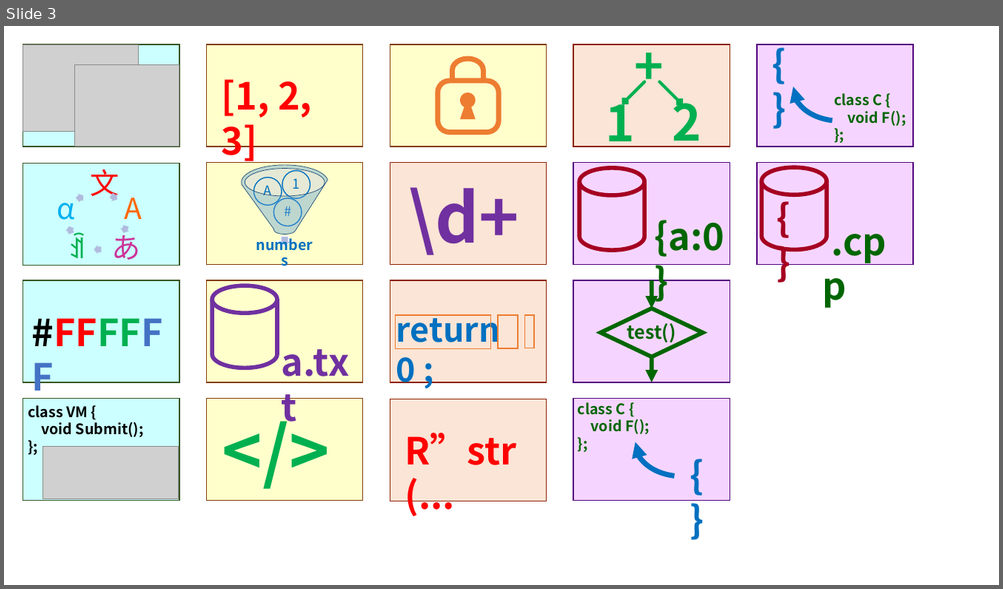
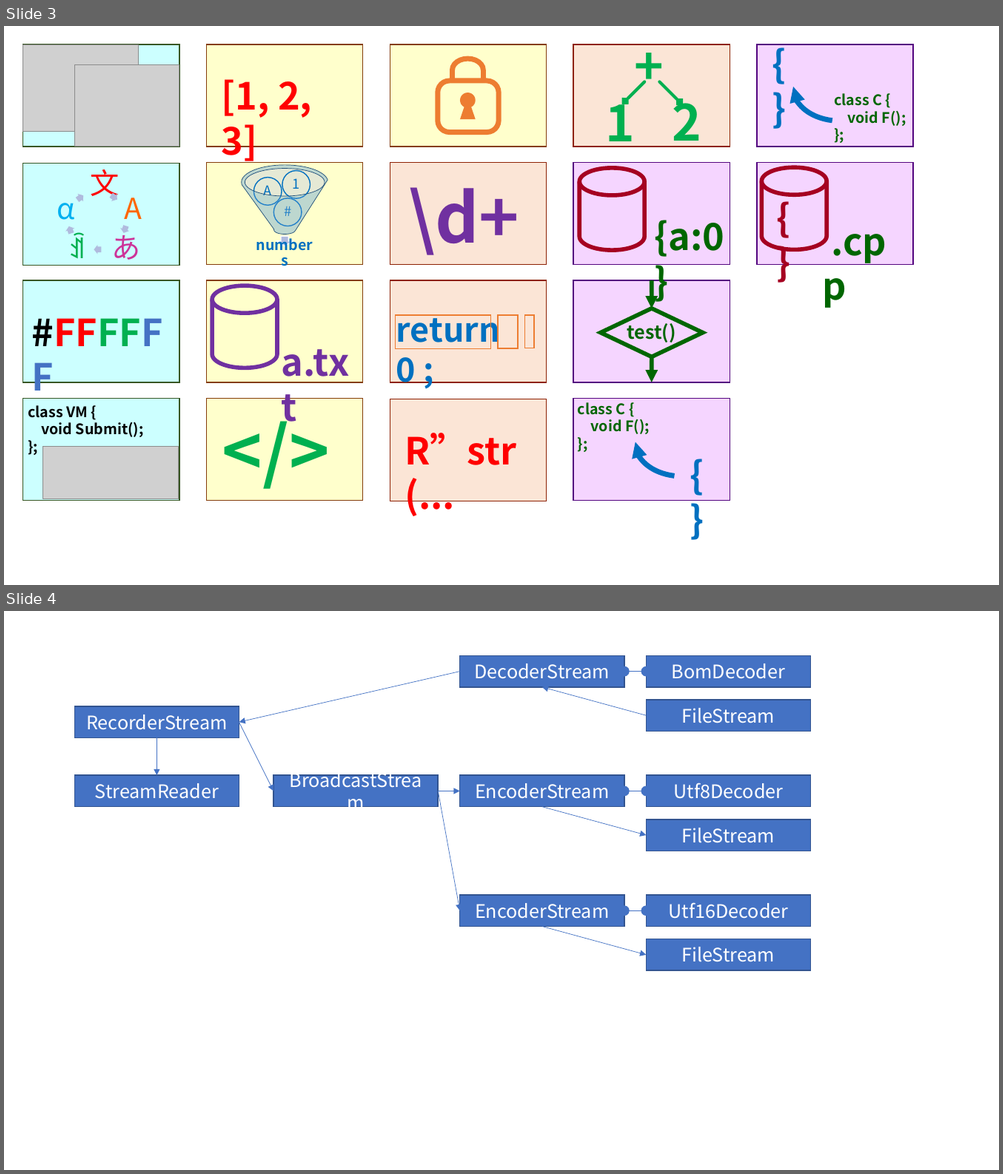
Before and after one commit to vczh-libraries/WebsiteSource, a slide deck: packages/Dependencies.pptx. Shown one above the other, each under a label of ours: slide 3 before the commit, slides 3 and 4 after it. The pictures are 1003x589 and 1003x1174 pixels, drawn with LibreOffice and Linux fonts; fonts in the diff are those of the drawing; grey boxes stand for pictures. Boxes give left, top, right and bottom in pixels: in the first picture for what was removed or moved away, otherwise in the second. Text is boxed around its words. In the diff, an @@ line names an element or a change of style, - is before the commit and + after.

```diff
--- a/packages/Dependencies.pptx
+++ b/packages/Dependencies.pptx
@@ slide 4 added at <box>4,611,999,1170</box>, background #FFFFFF @@
@@ arrow added from (460, 672) to (239, 722), #4472C4 0.5 pt @@
@@ rectangle added at <box>460,655,624,687</box>, fill #4472C4, outline #325491 1 pt, 18 pt, text #FFFFFF @@
+DecoderStream
@@ double arrow added from (624, 672) to (646, 672), #4472C4 0.5 pt @@
@@ rectangle added at <box>646,655,811,687</box>, fill #4472C4, outline #325491 1 pt, 18 pt, text #FFFFFF @@
+BomDecoder
@@ arrow added from (646, 715) to (542, 687), #4472C4 0.5 pt @@
@@ rectangle added at <box>75,706,239,738</box>, fill #4472C4, outline #325491 1 pt, 18 pt, text #FFFFFF @@
+RecorderStream
@@ rectangle added at <box>646,700,811,731</box>, fill #4472C4, outline #325491 1 pt, 18 pt, text #FFFFFF @@
+FileStream
@@ arrow added from (157, 738) to (157, 775), #4472C4 0.5 pt @@
@@ arrow added from (239, 722) to (273, 791), #4472C4 0.5 pt @@
@@ rectangle added at <box>75,775,239,806</box>, fill #4472C4, outline #325491 1 pt, 18 pt, text #FFFFFF @@
+StreamReader
@@ rectangle added at <box>273,775,438,806</box>, fill #4472C4, outline #325491 1 pt, 18 pt, text #FFFFFF @@
+BroadcastStream
@@ rectangle added at <box>460,775,624,806</box>, fill #4472C4, outline #325491 1 pt, 18 pt, text #FFFFFF @@
+EncoderStream
@@ rectangle added at <box>646,775,811,806</box>, fill #4472C4, outline #325491 1 pt, 18 pt, text #FFFFFF @@
+Utf8Decoder
@@ arrow added from (438, 791) to (460, 791), #4472C4 0.5 pt @@
@@ arrow added from (438, 791) to (460, 911), #4472C4 0.5 pt @@
@@ arrow added from (542, 807) to (646, 835), #4472C4 0.5 pt @@
@@ double arrow added from (624, 791) to (646, 791), #4472C4 0.5 pt @@
@@ rectangle added at <box>646,820,811,851</box>, fill #4472C4, outline #325491 1 pt, 18 pt, text #FFFFFF @@
+FileStream
@@ rectangle added at <box>460,895,624,926</box>, fill #4472C4, outline #325491 1 pt, 18 pt, text #FFFFFF @@
+EncoderStream
@@ rectangle added at <box>646,895,811,926</box>, fill #4472C4, outline #325491 1 pt, 18 pt, text #FFFFFF @@
+Utf16Decoder
@@ double arrow added from (624, 911) to (646, 911), #4472C4 0.5 pt @@
@@ arrow added from (542, 926) to (646, 955), #4472C4 0.5 pt @@
@@ rectangle added at <box>646,940,811,971</box>, fill #4472C4, outline #325491 1 pt, 18 pt, text #FFFFFF @@
+FileStream
```
Also in this commit, not shown: 4 other files.
